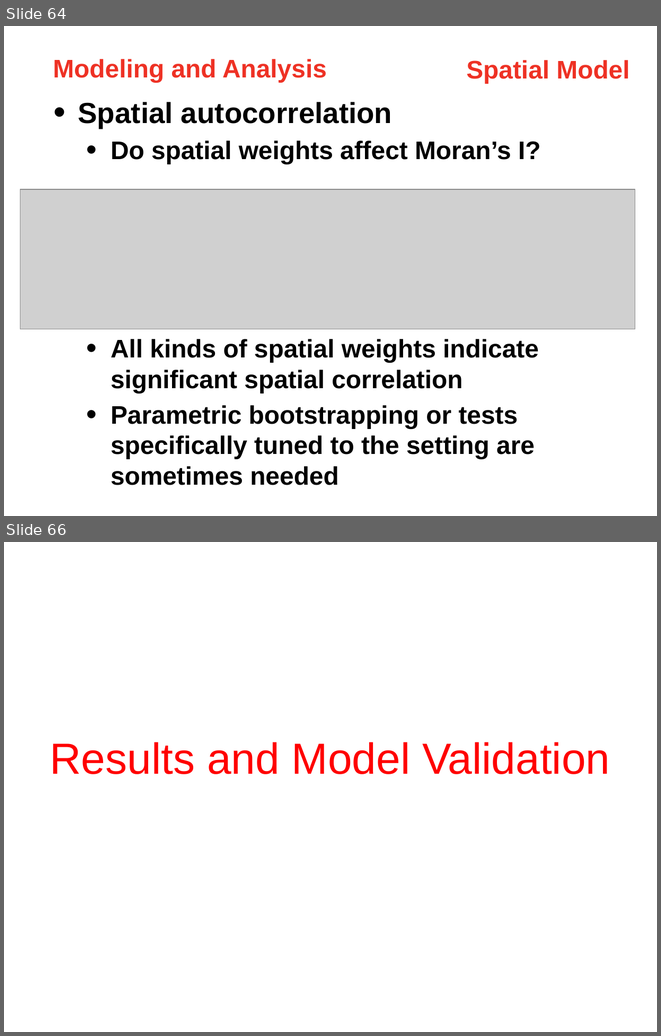
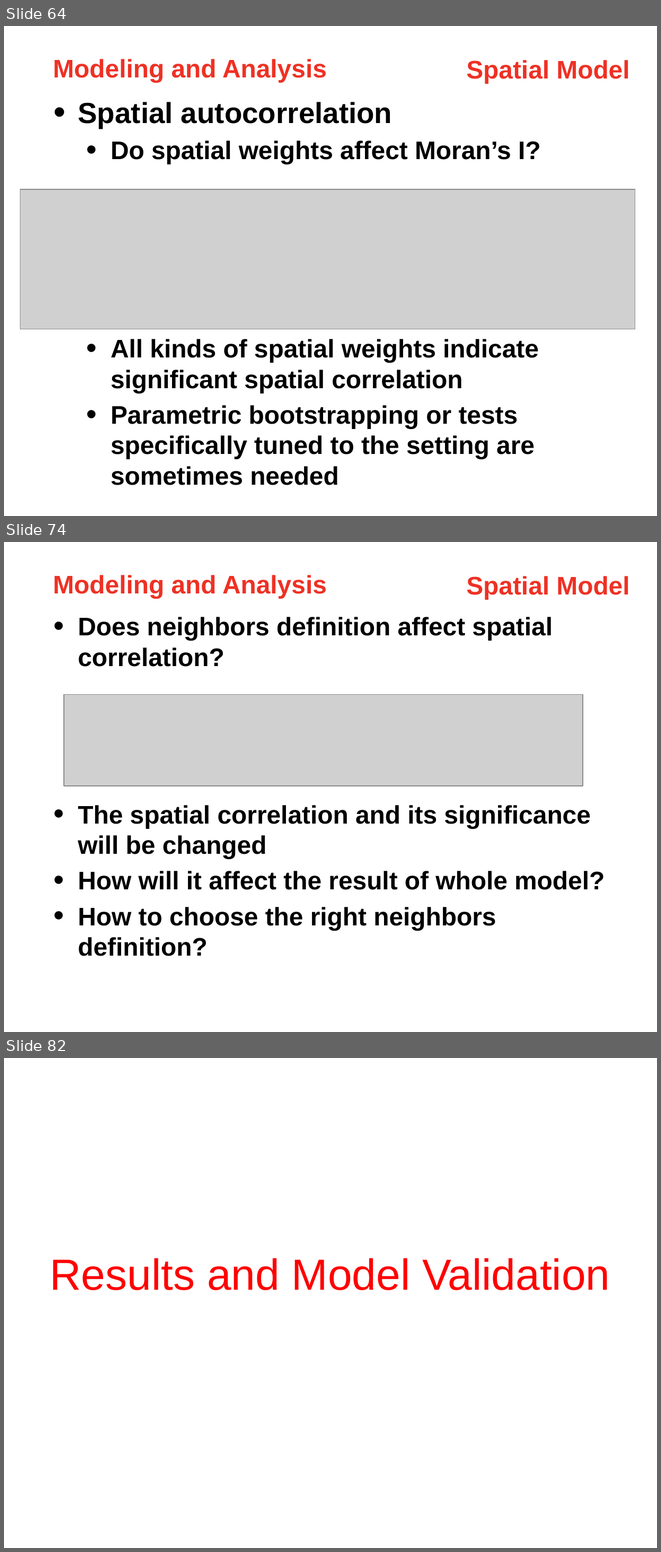
Before and after one commit to linghend/PPR, a slide deck: RentIndex/6_Presentation/RentIndex.pptx. Shown one above the other, each under a label of ours: slides 64 and 66 before the commit, slides 64, 74 and 82 after it; the slides between them are not shown. The pictures are 661x1036 and 661x1552 pixels, drawn with LibreOffice and Linux fonts; fonts in the diff are those of the drawing; grey boxes stand for pictures. Boxes give left, top, right and bottom in pixels: in the first picture for what was removed or moved away, otherwise in the second. Text is boxed around its words. In the diff, an @@ line names an element or a change of style, - is before the commit and + after.

```diff
--- a/RentIndex/6_Presentation/RentIndex.pptx
+++ b/RentIndex/6_Presentation/RentIndex.pptx
@@ slide 74 added at (4,542,657,1032), background #FFFFFF @@
@@ text added at (53,575,327,598), 28 pt, text #EE3124, bold @@
+Modeling and Analysis
@@ text added at (466,576,629,599), 28 pt, text #EE3124, bold @@
+Spatial Model
@@ text added at (78,617,604,956), 28 pt, text #000000, bold @@
+• Does neighbors definition affect spatial correlation?
+• The spatial correlation and its significance will be changed
+• How will it affect the result of whole model?
+• How to choose the right neighbors definition?
@@ picture added at (64,694,583,786) @@
@@ what was slide 66 is now slide 82 @@
```
Also in this commit, not shown: 1 slide changed, 18 other slides added, 6 other files.
